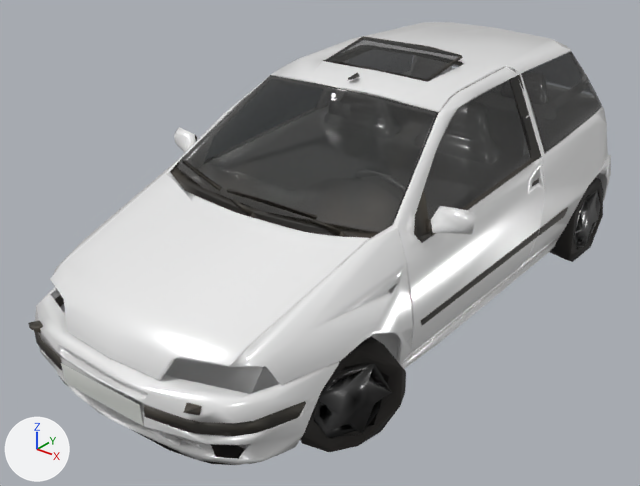
The glTF model game/public/assets/cars/punto-1995/lod2.glb, before and after one commit.
Both versions are drawn from a 50 mm lens placed at (2.65, -3.71, 2.59), pointed at (-0.11, -0.26, 0.45). Arrows for +X, +Y and +Z are at lower left; the lights stay in place. The first picture is the older version. Vertices at exactly the same position are counted once.

The first picture shows 'body', 'glass', 'wheel_FR', 'wheel_RR'.
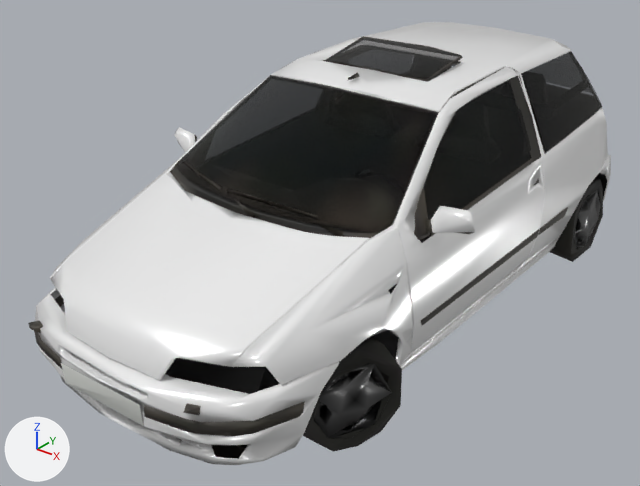
Location of each change, [x1, y1, x2, y2] in pixels of the pictures (640 x 486 px; the box of a moved part takes in the faces that stretch with it):
'wheel_FR', reshaped (7% narrower)
    before: [300, 336, 406, 452]
    after: [303, 336, 402, 452]
part 1 of me_body, cut back
    before: [34, 39, 611, 465]
    after: [39, 42, 595, 465]
part 2 of me_body, recoloured
    both: [71, 66, 607, 441]
part 3 of me_body, recoloured
    both: [71, 66, 607, 441]
part 4 of me_wheel_fr, moved or reshaped
    before: [300, 345, 406, 452]
    after: [313, 364, 392, 439]

What the commit changed:
me_body is used by ob_body; location (0.0, 0.0, 0.0).
me_body had 1580 vertices, 2737 faces and spanned x -0.96..0.96, y -1.87..1.88, z 0.1..1.44.
me_body now has 1357 vertices, 2345 faces and spans x -0.96..0.96, y -1.87..1.88, z 0.1..1.44.
me_body part 1: 18 vertices moved within x -0.79..0.75, y -1.8..1.85, z 0.19..1.37; 260 vertices removed from x -0.94..0.96, y -1.87..1.86, z 0.1..1.43; 55 vertices added at x -0.95..0.96, y -1.86..1.87, z 0.17..1.36.
me_body part 2: 466 kept faces spanning x -0.8..0.8, y -1.83..1.81, z 0.11..1.38 get new vertex colours; the middle colour goes from white #ffffff to black #000000.
me_body part 3: 461 faces spanning x -0.8..0.8, y -1.83..1.81, z 0.11..1.38 switch from mat_fleet_paint to mat_fleet_trim.
Other edits to the shape of me_body do not show in these pictures.
me_wheel_fr is used by ob_wheel_fr; location (0.701, -1.092, 0.28).
me_wheel_fr had 63 vertices, 104 faces and spanned x -0.189..0.181, y -0.28..0.269, z -0.258..0.284.
me_wheel_fr now has 55 vertices, 89 faces and spans x -0.189..0.181, y -0.28..0.269, z -0.251..0.283.
Part 4, on me_wheel_fr:
12 vertices are removed from x -0.136..0.174, y -0.239..0.227, z -0.258..0.284.
50 faces are deleted.
4 vertices are added at (0.131, 0.081, -0.15), (0.07, -0.047, -0.198), (0.12, 0.007, -0.043), (0.078, -0.042, -0.116).
13 new faces join them, mat_fleet_rubber.
22 new faces join them, mat_fleet_alloy.
